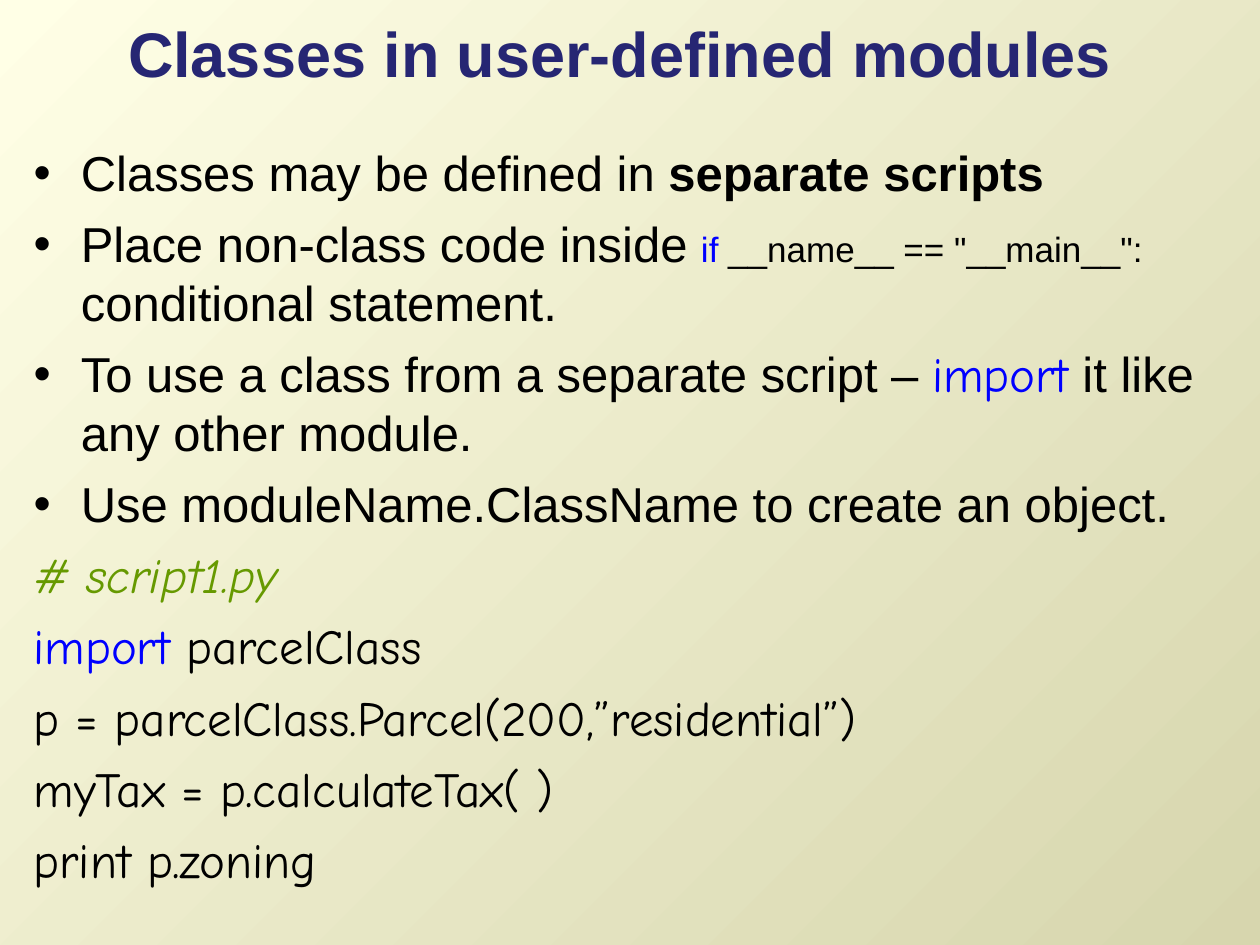
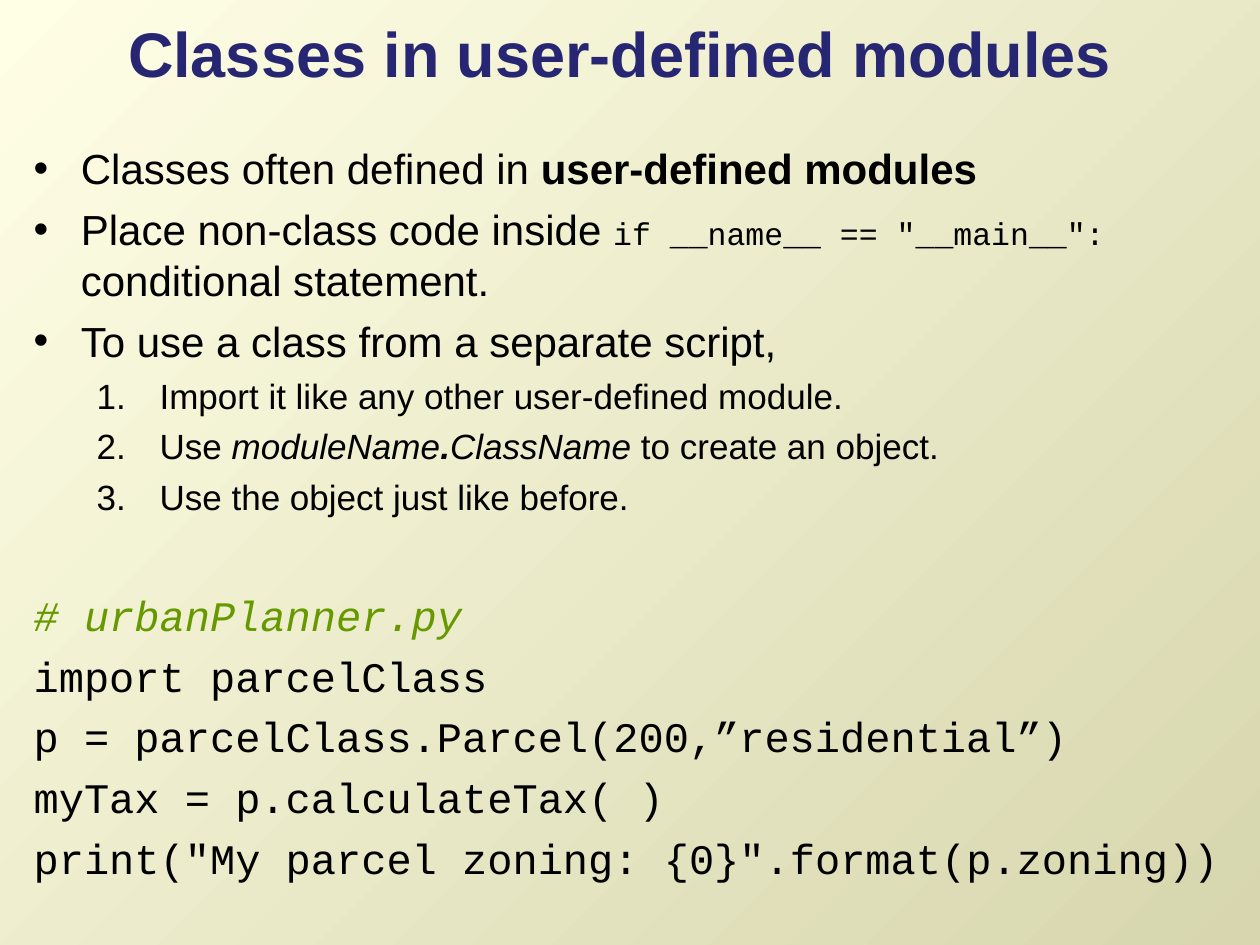
Before and after one commit to lgtateos/gis540, a slide deck: slide 26 of slides/classes.ppt (slide 27 before the commit). Drawn at 1260x945 pixels with LibreOffice and Linux fonts; fonts in the diff are those of the drawing. Boxes give left, top, right and bottom in pixels: in the first picture for what was removed or moved away, otherwise in the second. Text is boxed around its words. In the diff, an @@ line names an element or a change of style, - is before the commit and + after.

```diff
--- a/slides/classes.ppt
+++ b/slides/classes.ppt
@@ text at bbox=[81, 153, 977, 185]: text changed; size 28 to 24 pt @@
-• Classes may be defined in separate scripts
+• Classes often defined in user-defined modules
@@ text at bbox=[34, 214, 1105, 822]: size 28 to 24 pt in "Place non-class code inside conditional statement.", "import parcelClass", "p = parcelClass.Parcel(200,”residential”)", "myTax = p.calculateTax( )"; size 20 to 18 pt, font Arial to Courier New in "if __name__ == "__main__":"; text colour #0000FF to #000000 in "if", "import"; size 28 to 20 pt in "Use moduleName.ClassName to create an object."; bold on, italic on in "moduleName.ClassName"; font Comic Neue to Courier New in "import parcelClass", "p = parcelClass.Parcel(200,”residential”)", "myTax = p.calculateTax( )"; less space between paragraphs; bullet • to 1.; list level 1 to 2 in "Use moduleName.ClassName to create an ..." @@
@@ text at bbox=[81, 326, 843, 416]: text changed; size 28 to 20 pt @@
-• To use a class from a separate script – import it like any other module.
+• To use a class from a separate script,
+  1. Import it like any other user-defined module.
@@ text at bbox=[84, 484, 629, 640]: text changed; size 28 to 20 pt; font Comic Neue to Arial; text colour #669900 to #000000; italic off @@
-# script1.py
+  3. Use the object just like before.
+# urbanPlanner.py
@@ text at bbox=[34, 844, 1219, 883]: text changed; size 28 to 24 pt; font Comic Neue to Courier New @@
-print p.zoning
+print("My parcel zoning: {0}".format(p.zoning))
```
Also in this commit, not shown: 3 other slides changed, 2 slides added, 2 slides removed.
